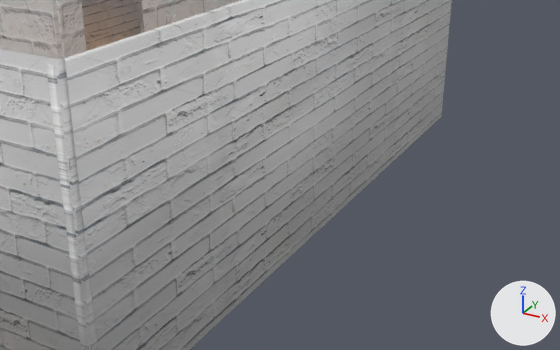
The Blender file blender/house.blend, before and after one commit.
The view is the same before and after, from a camera (50 mm lens) standing at (46.21, -60.53, 19.14) and looking at (41.28, -51.57, 14.66). Every picture has the same lights, and +X, +Y and +Z are marked at lower right.
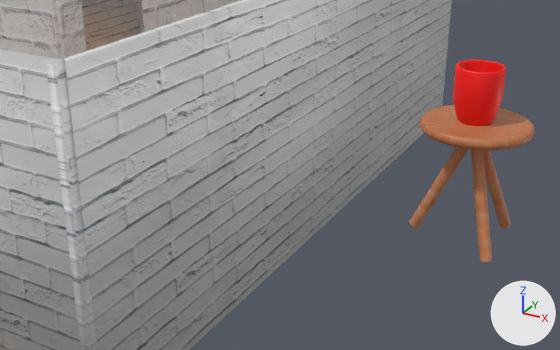
Boxes [x1, y1, x2, y2] around the edits, measured in the pictures (560 x 350 px):
'Circle.002', added (orange): after [420, 105, 535, 151]
'Circle.004', added (red): after [453, 60, 506, 126]
'Cylinder.032', added (brown): after [471, 150, 492, 262]
'Cylinder.031', added (brown): after [409, 147, 469, 228]
'Cylinder.033', added (brown): after [483, 150, 511, 228]

What changed in the scene script:
```text
Add me_circle_002:
    me_circle_002.from_pydata(...)  # 378 vertices, 645 faces; spans x -1.42..1.42, y -1.42..1.42, z 0.0..3.37
    me_circle_002.polygons.foreach_set('use_smooth', [True] * 645)
    me_circle_002.materials.append(mat_red)  # red #ff0800
Add me_cylinder_034:
    me_cylinder_034.from_pydata(...)  # a 32-sided cylinder along z spanning x -1.0..1.0, y -1.0..1.0, z -1.0..1.0
    me_cylinder_034.materials.append(mat_wood)  # picture img_railing_png
Add me_cylinder_010:
    me_cylinder_010.from_pydata(...)  # a 32-sided cylinder along z spanning x -1.0..1.0, y -1.0..1.0, z -1.0..1.0
    me_cylinder_010.polygons.foreach_set('use_smooth', [True] * 34)
    me_cylinder_010.materials.append(mat_wood)  # picture img_railing_png
Add me_circle:
    me_circle.from_pydata(...)  # 1280 vertices, 1282 faces; spans x -0.99..0.99, y -0.99..0.99, z -0.2..0.0
    me_circle.polygons.foreach_set('use_smooth', [True] * 1282)
    me_circle.materials.append(mat_wood)  # picture img_railing_png
Add ob_circle_004:
    ob_circle_004 = bpy.data.objects.new('Circle.004', me_circle_002)
    ob_circle_004.location = (43.631, -50.157, 15.443)
    ob_circle_004.scale = (0.239, 0.239, 0.239)
Add ob_cylinder_033:
    ob_cylinder_033 = bpy.data.objects.new('Cylinder.033', me_cylinder_034)
    ob_cylinder_033.location = (43.876, -49.826, 14.516)
    ob_cylinder_033.rotation_euler = (0.0, 0.426, 10.39)  # degrees (0, 24, 235)
    ob_cylinder_033.scale = (0.0859, 0.0859, 0.972)
Add ob_cylinder_032:
    ob_cylinder_032 = bpy.data.objects.new('Cylinder.032', me_cylinder_034.copy())
    ob_cylinder_032.location = (43.889, -50.446, 14.516)
    ob_cylinder_032.rotation_euler = (0.0, 0.426, 8.547)  # degrees (0, 24, 130)
    ob_cylinder_032.scale = (0.0859, 0.0859, 0.972)
Add ob_cylinder_031:
    ob_cylinder_031 = bpy.data.objects.new('Cylinder.031', me_cylinder_010)
    ob_cylinder_031.location = (43.27, -50.157, 14.516)
    ob_cylinder_031.rotation_euler = (0.0, 0.426, 0.0)  # degrees (0, 24, 0)
    ob_cylinder_031.scale = (0.0859, 0.0859, 0.972)
Add ob_circle_002:
    ob_circle_002 = bpy.data.objects.new('Circle.002', me_circle)
    ob_circle_002.location = (43.66, -50.157, 15.455)
    ob_circle_002.scale = (0.79, 0.79, 0.79)
```
